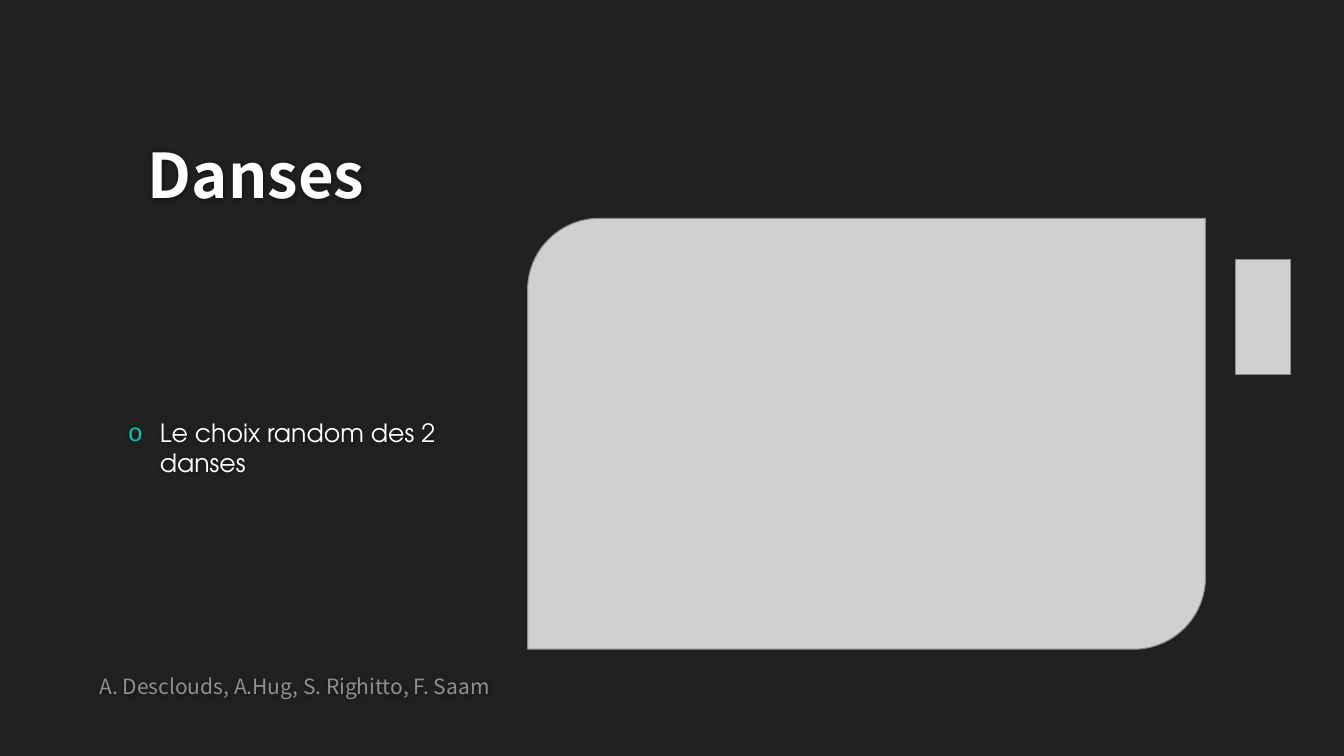
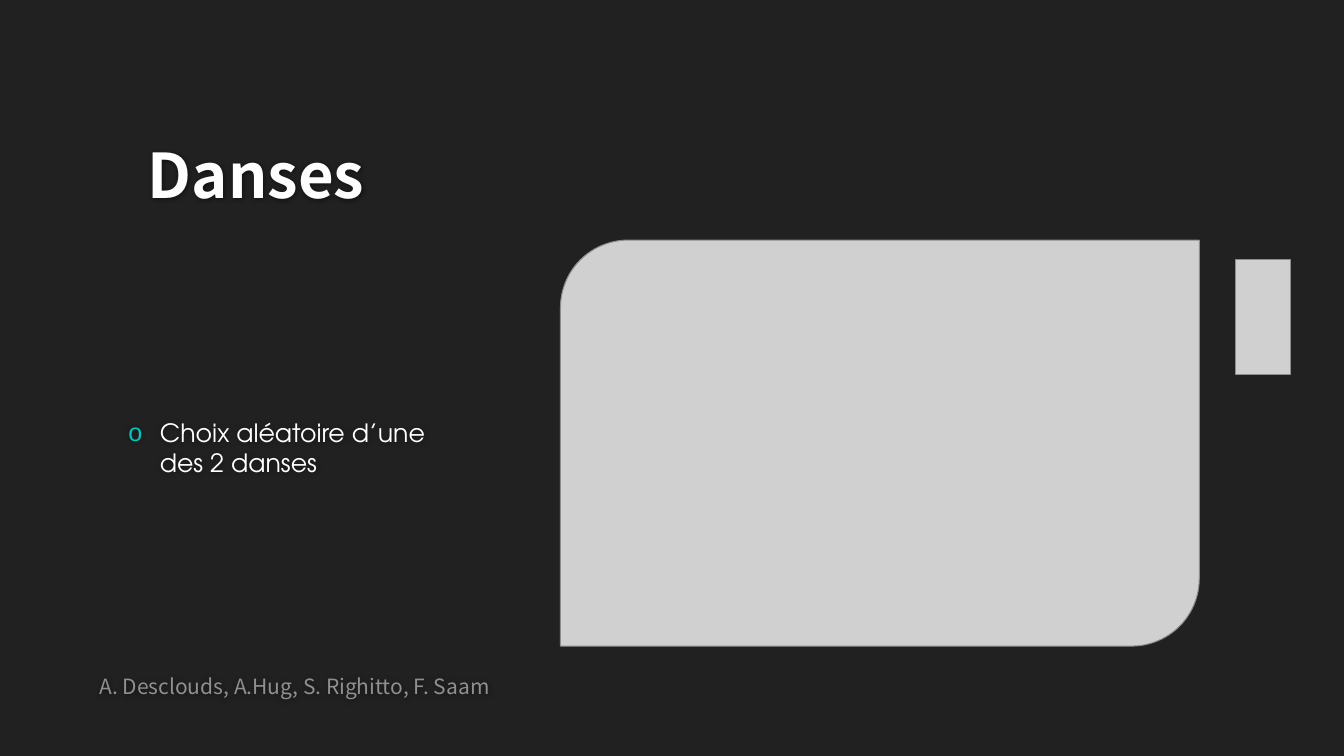
Before and after one commit to SimoneRighitto/SFT15_Elisa, a slide deck: slide 15 of Elisa-3_presentation.pptx (slide 16 before the commit). Drawn at 1344x756 pixels with LibreOffice and Linux fonts; fonts in the diff are those of the drawing; grey boxes stand for pictures; background and template pictures are left out. Boxes give left, top, right and bottom in pixels: in the first picture for what was removed or moved away, otherwise in the second. Text is boxed around its words. In the diff, an @@ line names an element or a change of style, - is before the commit and + after.

```diff
--- a/Elisa-3_presentation.pptx
+++ b/Elisa-3_presentation.pptx
@@ picture: place and size @@
-picture at box(527, 219, 1206, 649)
+picture at box(561, 240, 1200, 646)
@@ text at box(160, 423, 425, 473): text changed @@
-o Le choix random des 2 danses
+o Choix aléatoire d’une des 2 danses
```
Also in this commit, not shown: 14 other slides changed.
